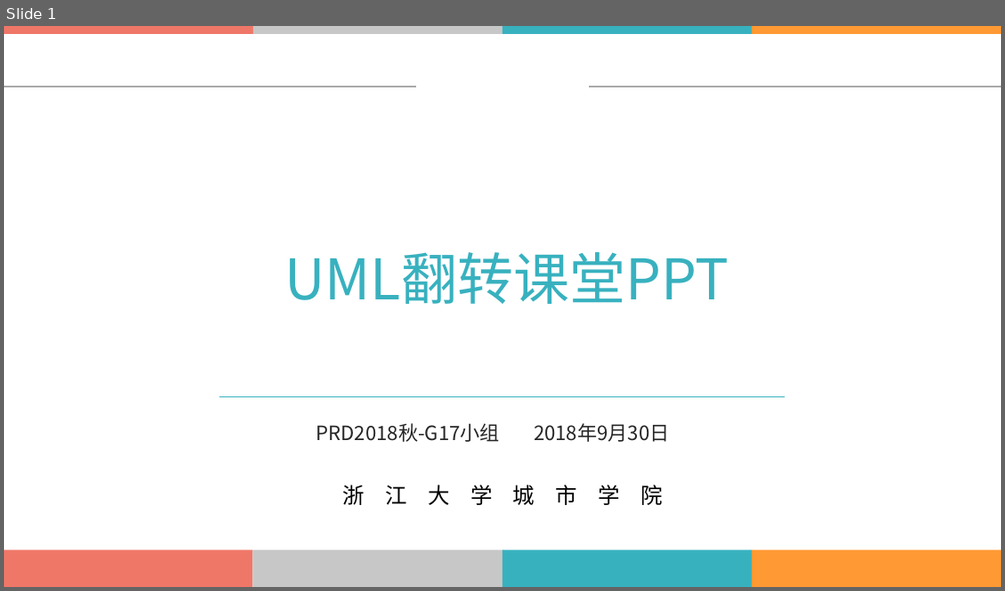
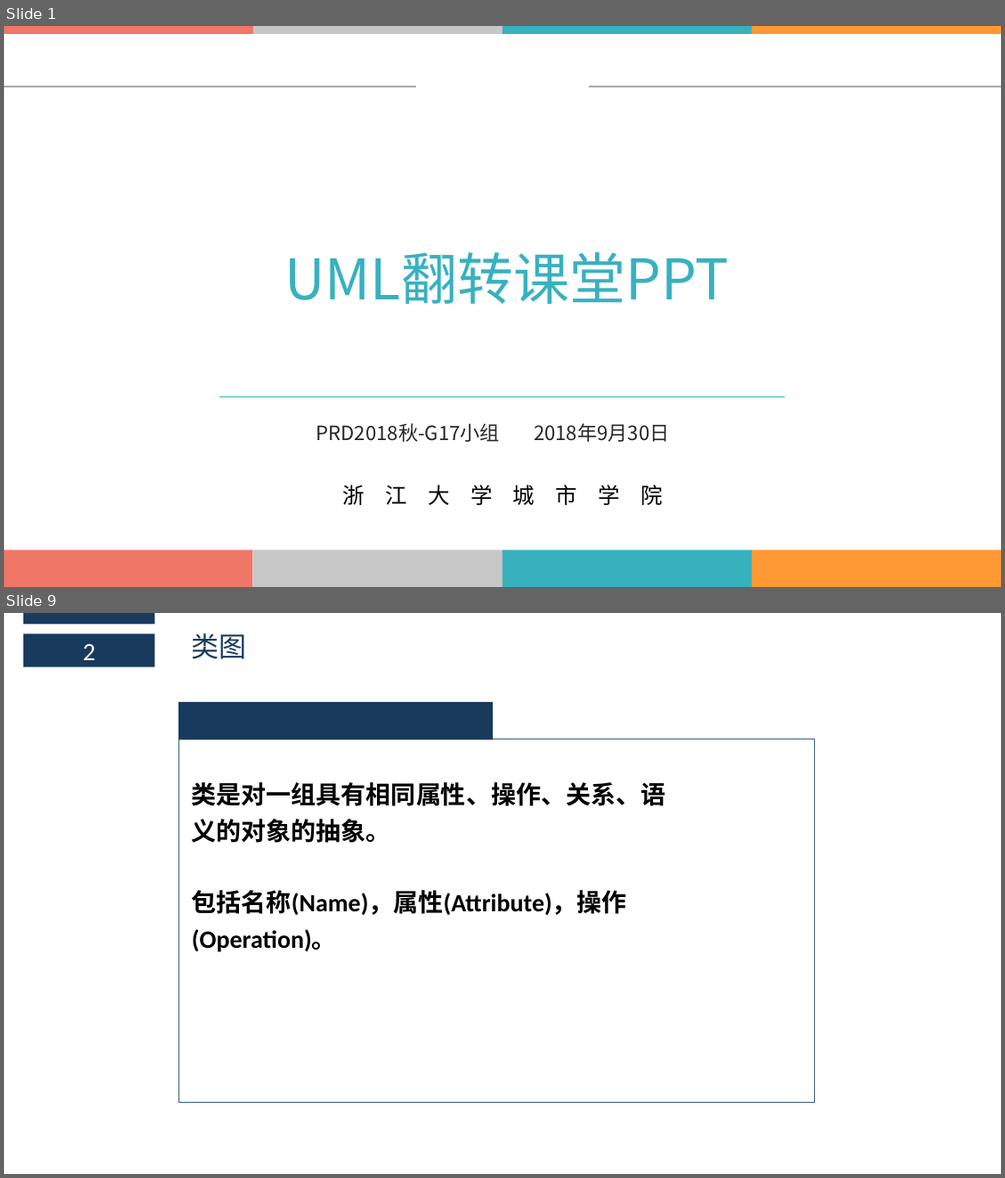
Before and after one commit to boboHh/AssistantTeaching, a slide deck: 非受控文档/01-江亮儒/PRD2018-G11-UML图.pptx. Shown one above the other, each under a label of ours: slide 1 before the commit, slides 1 and 9 after it; the slides between them are not shown. The pictures are 1005x591 and 1005x1178 pixels, drawn with LibreOffice and Linux fonts; fonts in the diff are those of the drawing; background and template pictures are left out. Boxes give left, top, right and bottom in pixels: in the first picture for what was removed or moved away, otherwise in the second. Text is boxed around its words. In the diff, an @@ line names an element or a change of style, - is before the commit and + after.

```diff
--- a/非受控文档/01-江亮儒/PRD2018-G11-UML图.pptx
+++ b/非受控文档/01-江亮儒/PRD2018-G11-UML图.pptx
@@ slide 9 added at [4,613,1001,1174], background #FFFFFF @@
@@ rectangle added at [24,613,155,625], fill #183A5D @@
@@ rectangle added at [24,634,155,666], fill #183A5D, 24 pt, text #FFFFFF @@
+2
@@ text added at [192,633,247,659], 26.6 pt, text #183A5D @@
+类图
@@ rectangle added at [178,702,493,740], fill #183A5D @@
@@ rectangle added at [178,739,814,1103], outline #346182 1 pt @@
@@ text added at [192,782,665,952], 24 pt, text #000000, bold @@
+类是对一组具有相同属性、操作、关系、语义的对象的抽象。
+包括名称(Name)，属性(Attribute)，操作(Operation)。
```
Also in this commit, not shown: 2 slides changed, 21 other slides added, 15 slides removed, 1 other file.
